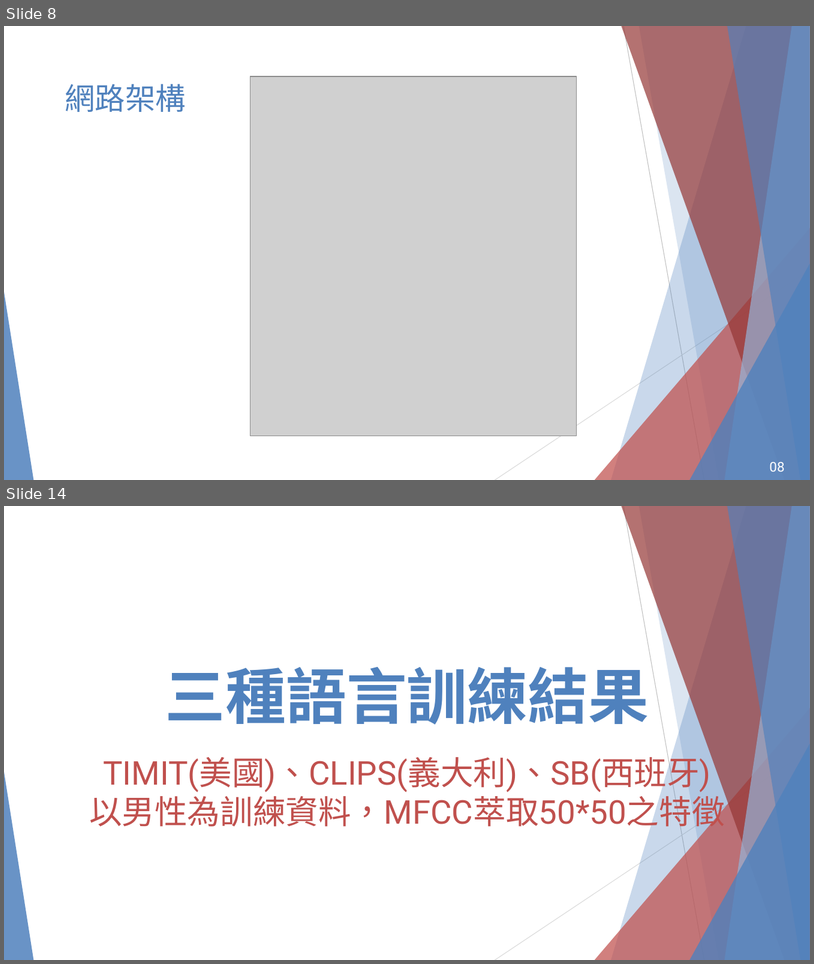
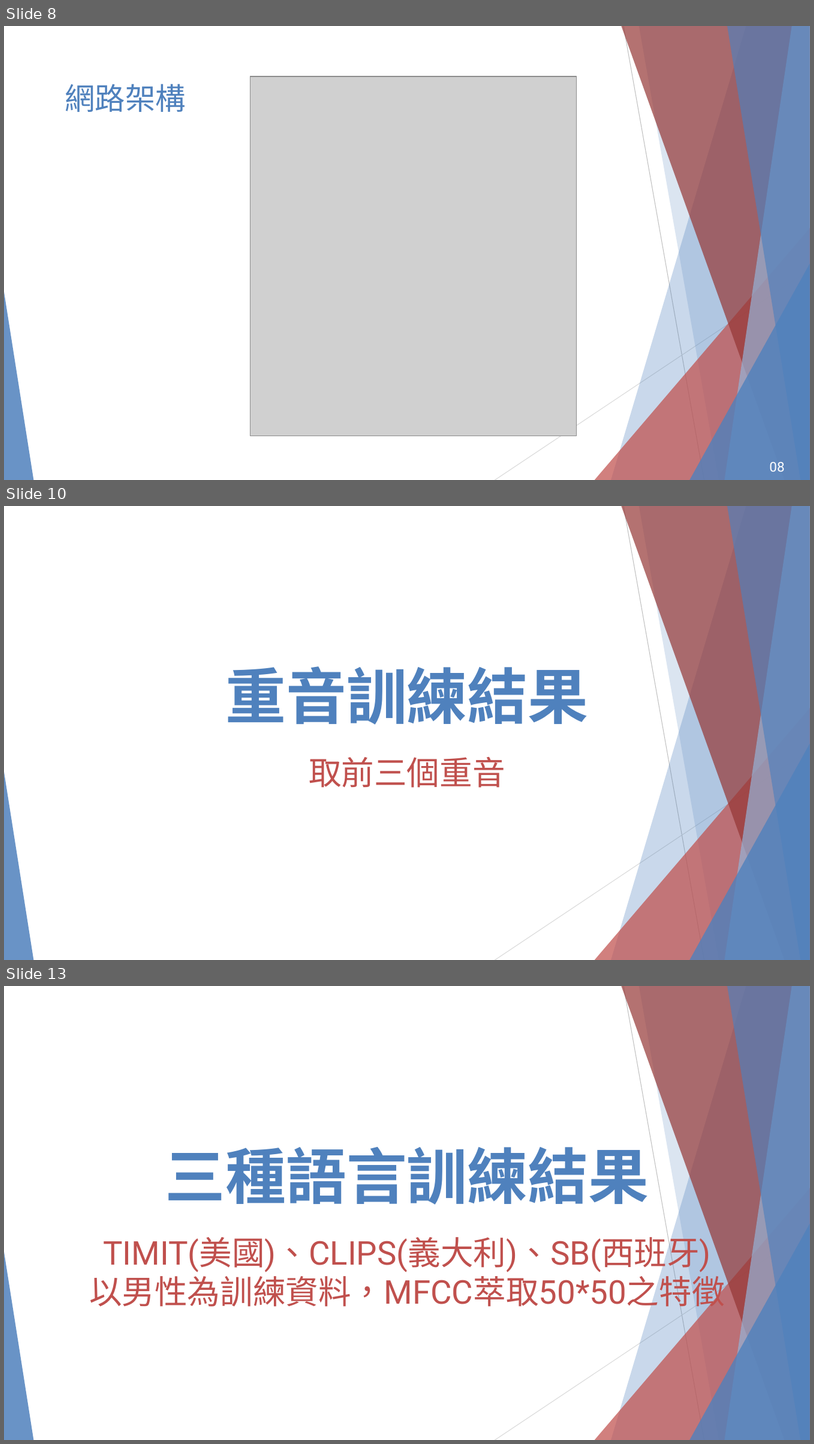
Before and after one commit to chwen529/TIMITDIC_231101, a slide deck: 2023-11-15.pptx. Shown one above the other, each under a label of ours: slides 8 and 14 before the commit, slides 8, 10 and 13 after it; the slides between them are not shown. The pictures are 814x964 and 814x1444 pixels, drawn with LibreOffice and Linux fonts; fonts in the diff are those of the drawing; grey boxes stand for pictures; background and template pictures are left out. Boxes give left, top, right and bottom in pixels: in the first picture for what was removed or moved away, otherwise in the second. Text is boxed around its words. In the diff, an @@ line names an element or a change of style, - is before the commit and + after.

```diff
--- a/2023-11-15.pptx
+++ b/2023-11-15.pptx
@@ slide 10 added at [4,506,810,960], background picture (left out); not listed: 10 template elements that a slide beside it also shows @@
@@ title added at [226,666,589,724], 72 pt, text #4F81BD, bold @@
+重音訓練結果
@@ text added at [309,757,506,787], 39 pt, text #C0504D @@
+取前三個重音
@@ what was slide 14 is now slide 13 @@
```
Also in this commit, not shown: 1 slide changed, 2 other slides added, 4 slides removed, 4 other files.
